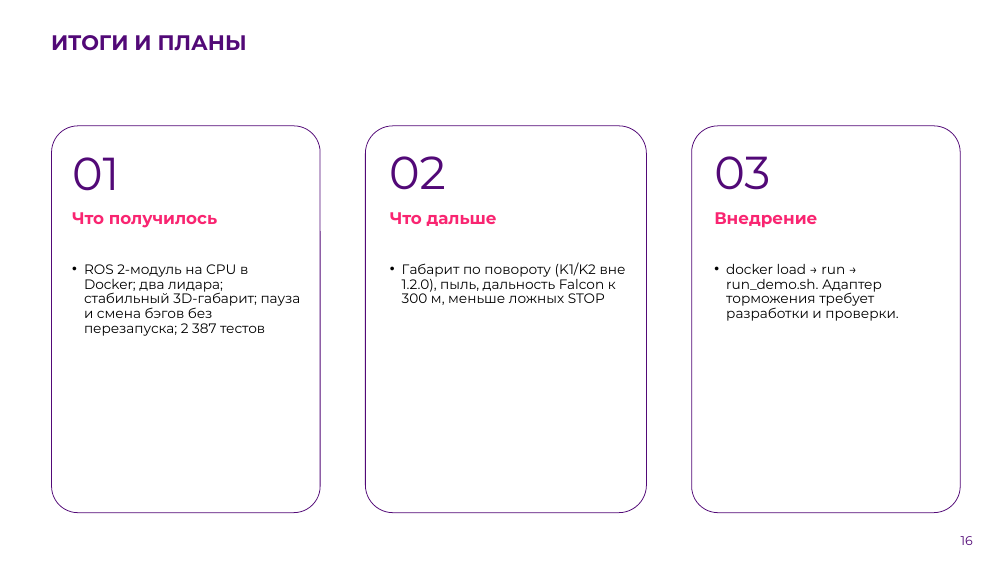
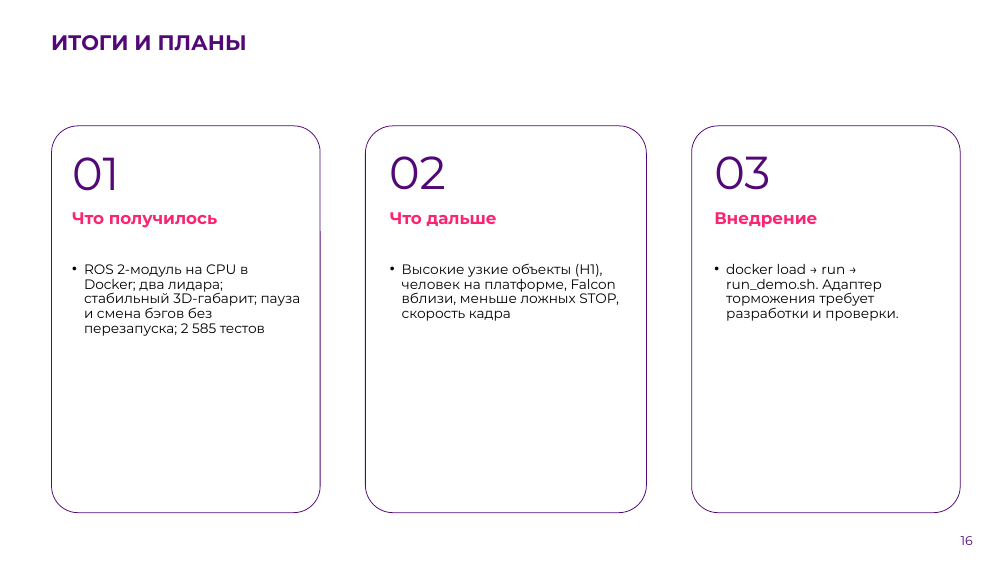
Before and after one commit to pmixay/ReSense, a slide deck: slide 16 of docs/presentation/ReSense_LCT2026.pptx. Drawn at 1008x567 pixels with LibreOffice and Linux fonts; fonts in the diff are those of the drawing; background and template pictures are left out. Boxes give left, top, right and bottom in pixels: in the first picture for what was removed or moved away, otherwise in the second. Text is boxed around its words. In the diff, an @@ line names an element or a change of style, - is before the commit and + after.

```diff
--- a/docs/presentation/ReSense_LCT2026.pptx
+++ b/docs/presentation/ReSense_LCT2026.pptx
@@ text at (84, 264, 301, 336): text changed @@
-• ROS 2-модуль на CPU в Docker; два лидара; стабильный 3D-габарит; пауза и смена бэгов без перезапуска; 2 387 тестов
+• ROS 2-модуль на CPU в Docker; два лидара; стабильный 3D-габарит; пауза и смена бэгов без перезапуска; 2 585 тестов
@@ text at (402, 263, 619, 321): text changed @@
-• Габарит по повороту (K1/K2 вне 1.2.0), пыль, дальность Falcon к 300 м, меньше ложных STOP
+• Высокие узкие объекты (H1), человек на платформе, Falcon вблизи, меньше ложных STOP, скорость кадра
```
Also in this commit, not shown: 8 other slides changed, 6 other files.
